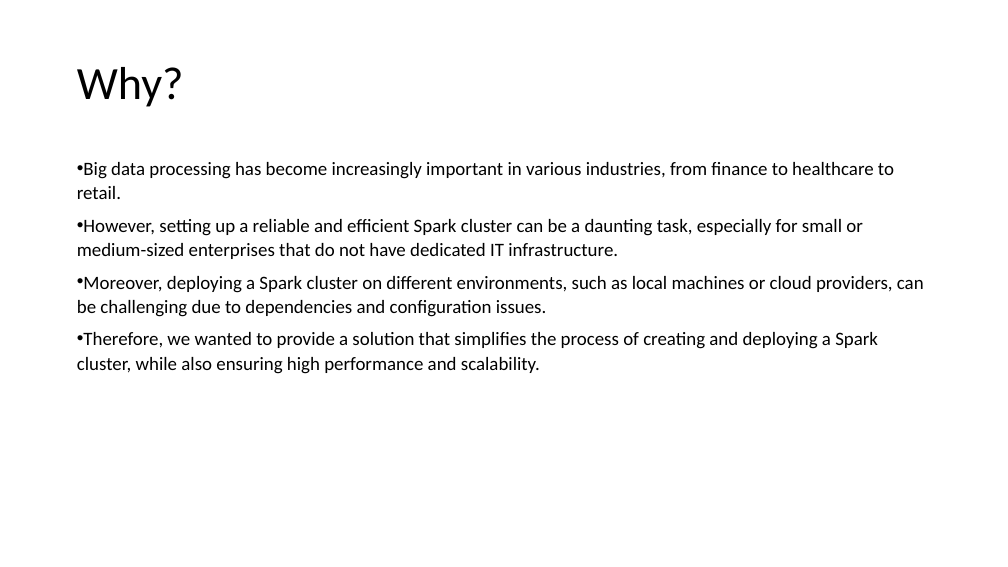
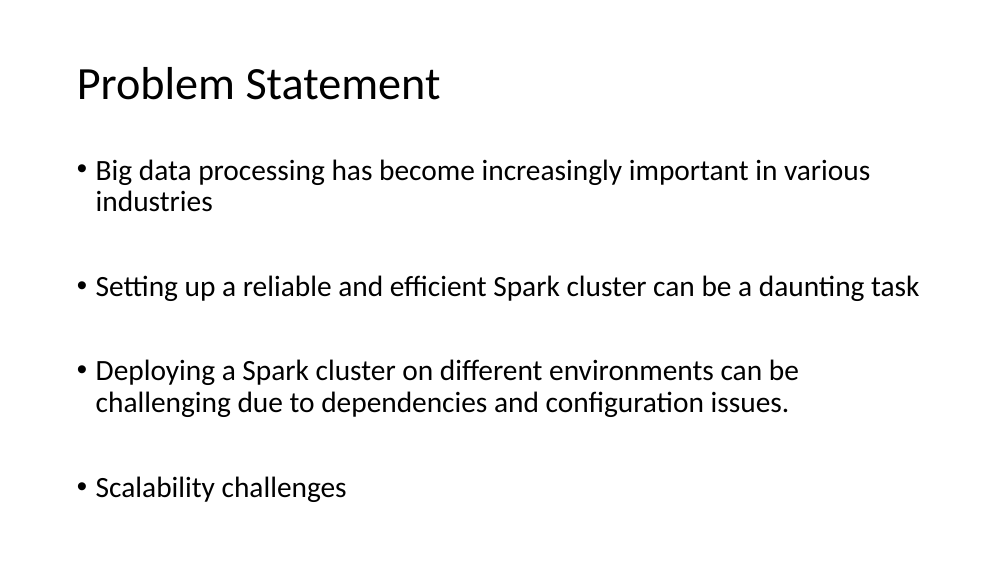
Before and after one commit to gprasad09/Apache-Spark-Cluster-Project, a slide deck: slide 6 of misc/ProjectReports-In progress/TermProject.pptx (slide 3 before the commit). Drawn at 1008x567 pixels with LibreOffice and Linux fonts; fonts in the diff are those of the drawing. Boxes give left, top, right and bottom in pixels: in the first picture for what was removed or moved away, otherwise in the second. Text is boxed around its words. In the diff, an @@ line names an element or a change of style, - is before the commit and + after.

```diff
--- a/misc/ProjectReports-In progress/TermProject.pptx
+++ b/misc/ProjectReports-In progress/TermProject.pptx
@@ title at box(77, 67, 441, 100): text changed @@
-Why?
+Problem Statement
@@ text at box(96, 159, 919, 502): text changed; size 18 to 28 pt @@
-• Big data processing has become increasingly important in various industries, from finance to healthcare to retail.
-• However, setting up a reliable and efficient Spark cluster can be a daunting task, especially for small or medium-sized enterprises that do not have dedicated IT infrastructure.
-• Moreover, deploying a Spark cluster on different environments, such as local machines or cloud providers, can be challenging due to dependencies and configuration issues.
-• Therefore, we wanted to provide a solution that simplifies the process of creating and deploying a Spark cluster, while also ensuring high performance and scalability.
+• Big data processing has become increasingly important in various industries
+• Setting up a reliable and efficient Spark cluster can be a daunting task
+• Deploying a Spark cluster on different environments can be challenging due to dependencies and configuration issues.
+• Scalability challenges
```
Also in this commit, not shown: 4 other slides changed, 3 slides added.
